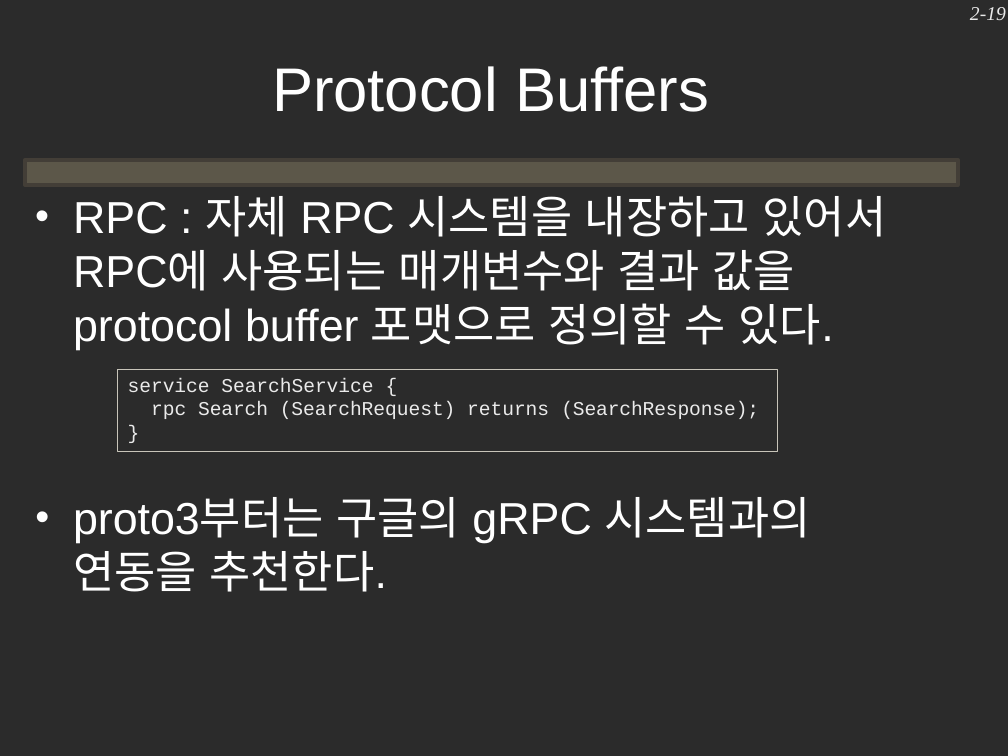
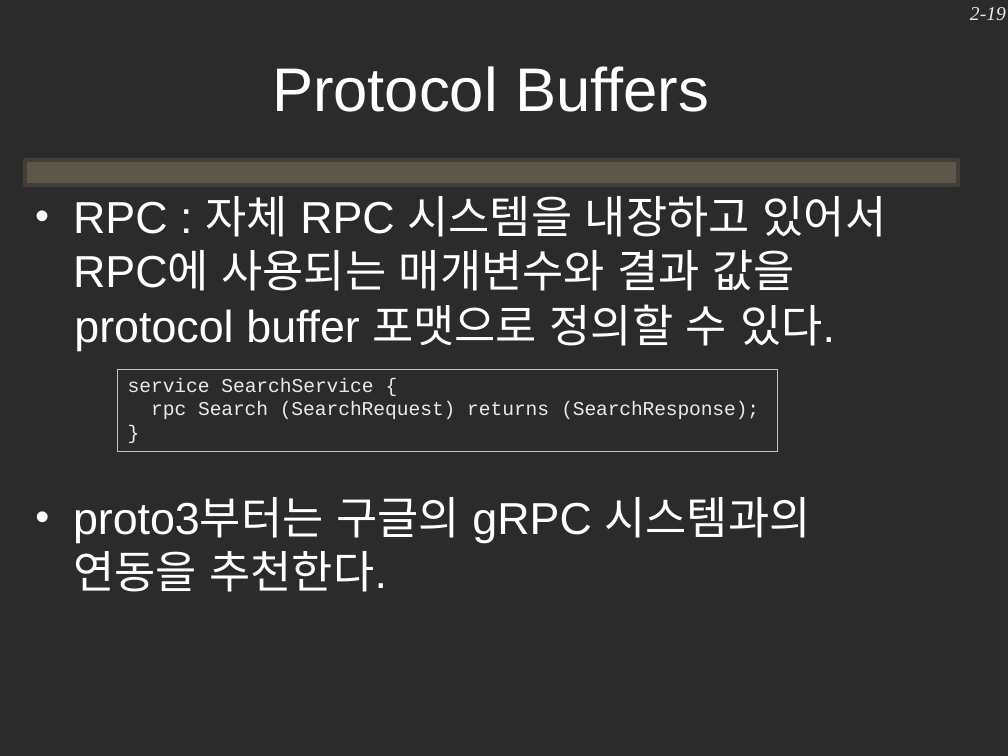
Before and after one commit to kkh3a4a/GameNetWork_Aducation, a slide deck: slide 19 of 수업/20_more.pptx. Drawn at 1008x756 pixels with LibreOffice and Linux fonts; fonts in the diff are those of the drawing; background and template pictures are left out; a plain dark background stands for a picture behind light text. Boxes give left, top, right and bottom in pixels: in the first picture for what was removed or moved away, otherwise in the second. Text is boxed around its words. In the diff, an @@ line names an element or a change of style, - is before the commit and + after.

```diff
--- a/수업/20_more.pptx
+++ b/수업/20_more.pptx
@@ text at [73,196,887,351]: text changed @@
-• RPC : 자체 RPC 시스템을 내장하고 있어서 RPC에 사용되는 매개변수와 결과 값을 protocol buffer 포맷으로 정의할 수 있다.
+• RPC : 자체 RPC 시스템을 내장하고 있어서 RPC에 사용되는 매개변수와 결과 값을
+protocol buffer 포맷으로 정의할 수 있다.
```
Also in this commit, not shown: 2 other slides changed, 14 other files.
